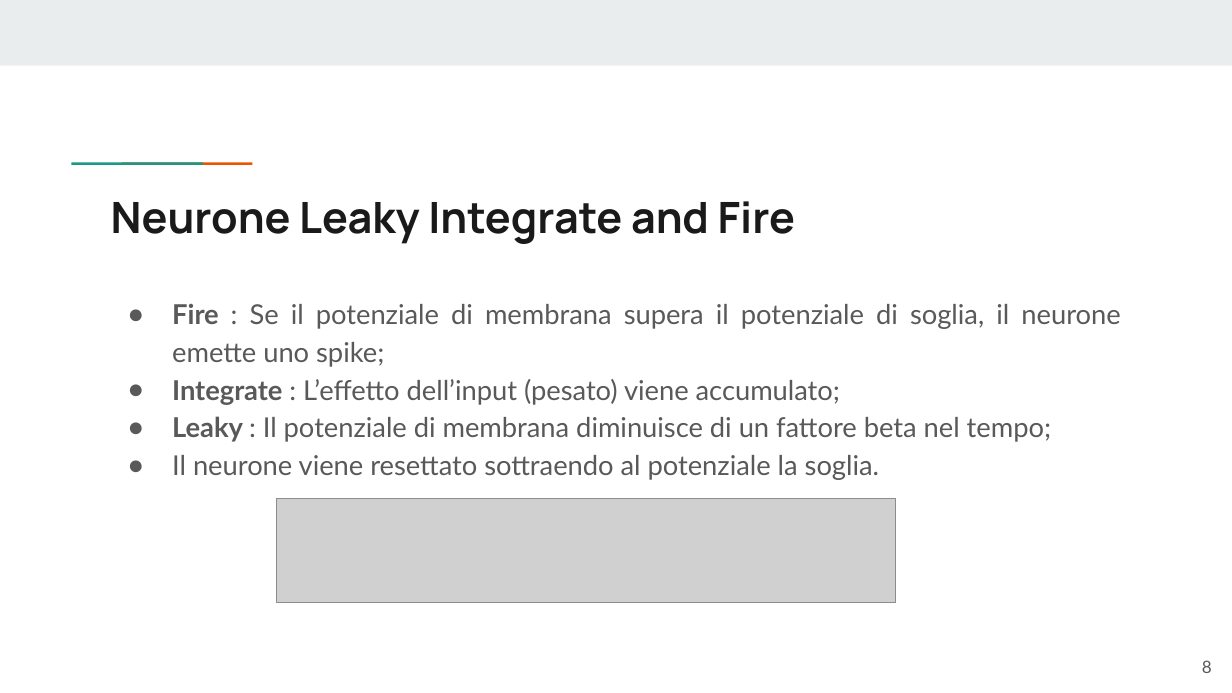
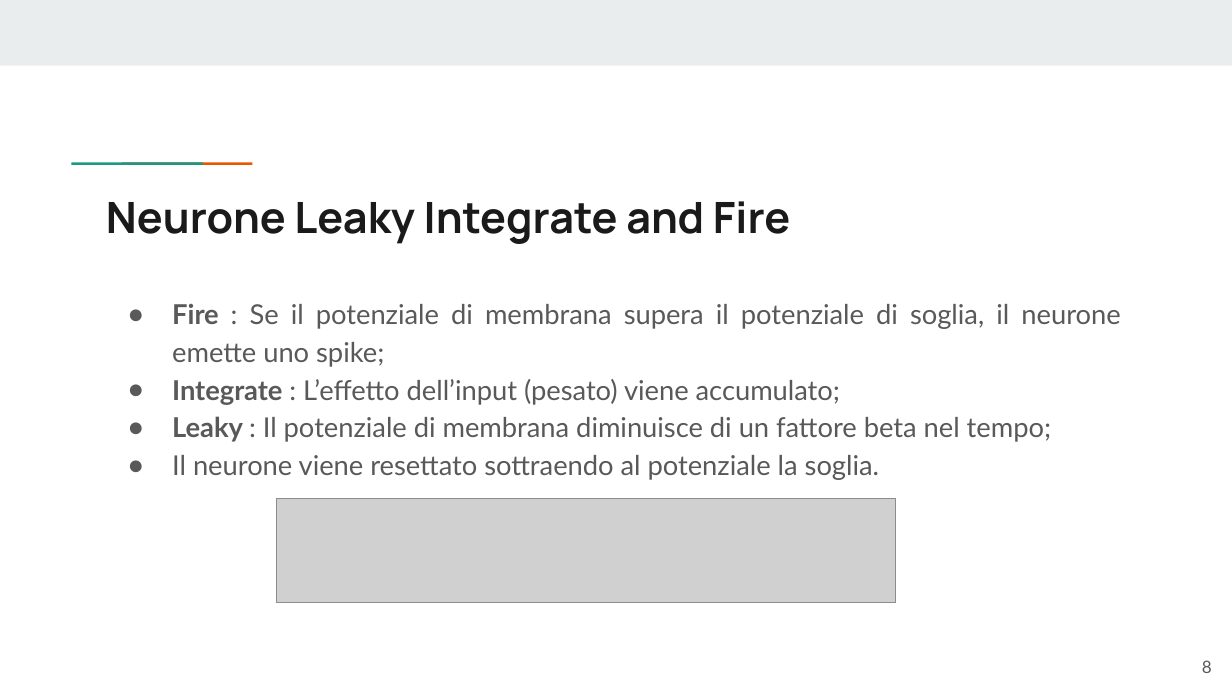
Before and after one commit to AutomationLab-Unime/BioIng_SNN_Slides, a slide deck: slide 8 of SNN_SIM_BIO.pptx. Drawn at 1232x693 pixels with LibreOffice and Linux fonts; fonts in the diff are those of the drawing; grey boxes stand for pictures. Boxes give left, top, right and bottom in pixels: in the first picture for what was removed or moved away, otherwise in the second. Text is boxed around its words. In the diff, an @@ line names an element or a change of style, - is before the commit and + after.

```diff
--- a/SNN_SIM_BIO.pptx
+++ b/SNN_SIM_BIO.pptx
@@ title "Neurone Leaky Integrate and Fire" moved from (x1=111, y1=201, x2=795, y2=244) to (x1=106, y1=201, x2=790, y2=244) @@
```
Also in this commit, not shown: 6 other slides changed, 6 other files.
